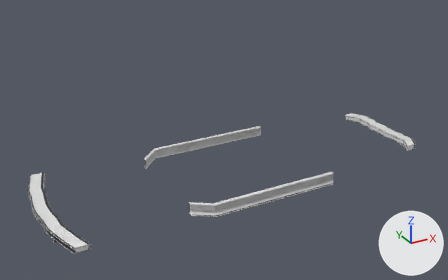
An edit to the glTF model veiculos/sketchfab/pecas/furgao-classico/furgao-classico_pecas.glb, drawn before and after from the same camera.
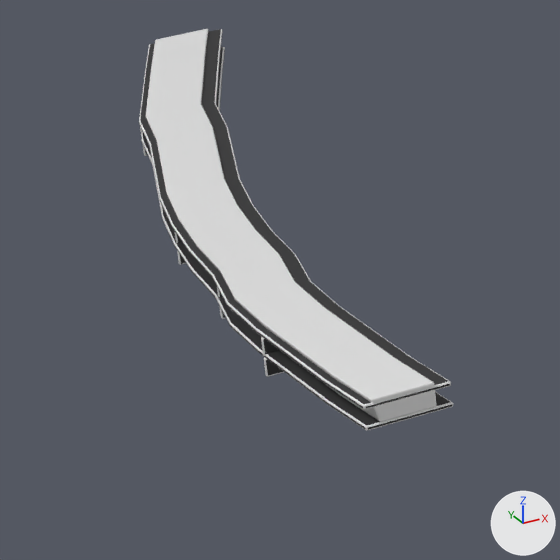
The first picture shows the older version from a 50 mm camera at (-3.12, -5.47, 3.44) aimed at (-0.11, -0.01, 0.71). The close-ups show the older and then the newer version on the part from 0% to 25% of the width and 60% to 100% of the height of that picture. Only the edits that show in the close-ups are written down. The axes (+X, +Y, +Z) are drawn at lower right. The lights are the same throughout. Vertices at exactly the same position are counted once.

In view in the first close-up: 'bumper_rear__difusor', 'bumper_rear__esportivo'.
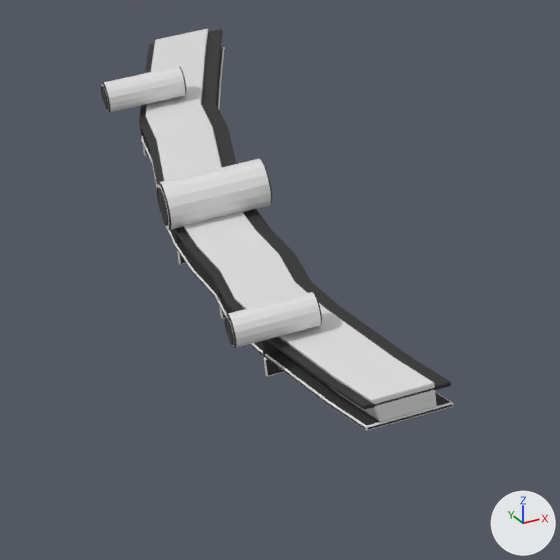
The change, as a list of edits to the scene's bpy script:
```text
Add mat_cromado:
    mat_cromado = principled_material('cromado')
    mat_cromado.base_color = (0.8, 0.8, 0.8)  # white #e7e7e7
    mat_cromado.roughness = 0.35
Change me_bumper_rear__difusor:
    where me_bumper_rear__difusor.from_pydata(...)  # 492 vertices, 960 faces; spans x -2.2..-1.9, y -0.8..0.8, z 0.33..0.38
    used by ob_bumper_rear__difusor; location = (0.0, 0.0, 0.0)
    me_bumper_rear__difusor part 1: all 784 faces that had it switch from mat_pintura (white #e7e7e7) to mat_chassi (black #2c2c2d)
Add me_escapamento__duplo:
    me_escapamento__duplo.from_pydata(...)  # 384 vertices, 752 faces; spans x -2.214..-2.051, y -0.545..0.545, z 0.388..0.452
    # faces by material slot: [632, 120]
    me_escapamento__duplo.materials.append(mat_chassi)  # black #2c2c2d
    me_escapamento__duplo.materials.append(mat_cromado)  # white #e7e7e7
Add me_escapamento__central:
    me_escapamento__central.from_pydata(...)  # 192 vertices, 376 faces; spans x -2.214..-2.011, y -0.048..0.048, z 0.372..0.468
    # faces by material slot: [316, 60]
    me_escapamento__central.materials.append(mat_chassi)  # black #2c2c2d
    me_escapamento__central.materials.append(mat_cromado)  # white #e7e7e7
Add ob_escapamento__duplo:
    ob_escapamento__duplo = bpy.data.objects.new('escapamento__duplo', me_escapamento__duplo)
    ob_escapamento__duplo.location = (0.0, 0.0, 0.0)
Add ob_escapamento__central:
    ob_escapamento__central = bpy.data.objects.new('escapamento__central', me_escapamento__central)
    ob_escapamento__central.location = (0.0, 0.0, 0.0)
```

Where the change shows, as pixel boxes [x1, y1, x2, y2] in the close-ups (560 x 560 px):
'escapamento__duplo', added
    after: [101, 66, 322, 348]
    faces in mat_cromado (white #e7e7e7): [102, 66, 321, 348]
    faces in mat_chassi (black #2c2c2d): [101, 66, 322, 348]
'escapamento__central', added
    after: [157, 159, 272, 230]
    faces in mat_cromado (white #e7e7e7): [157, 159, 271, 230]
    faces in mat_chassi (black #2c2c2d): [157, 159, 272, 230]
part 1 of me_bumper_rear__difusor, recoloured
    both: [139, 29, 451, 409]
